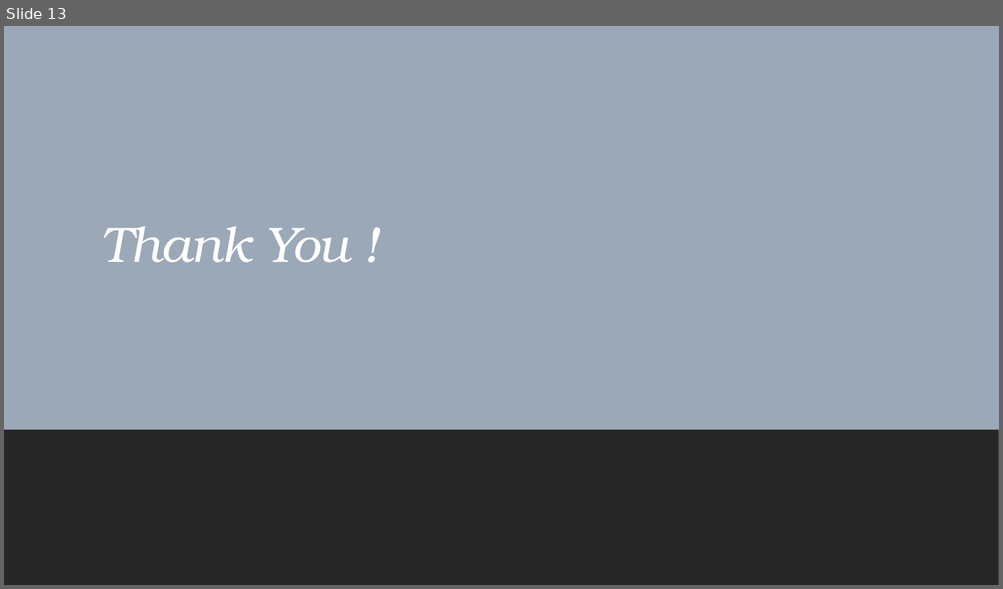
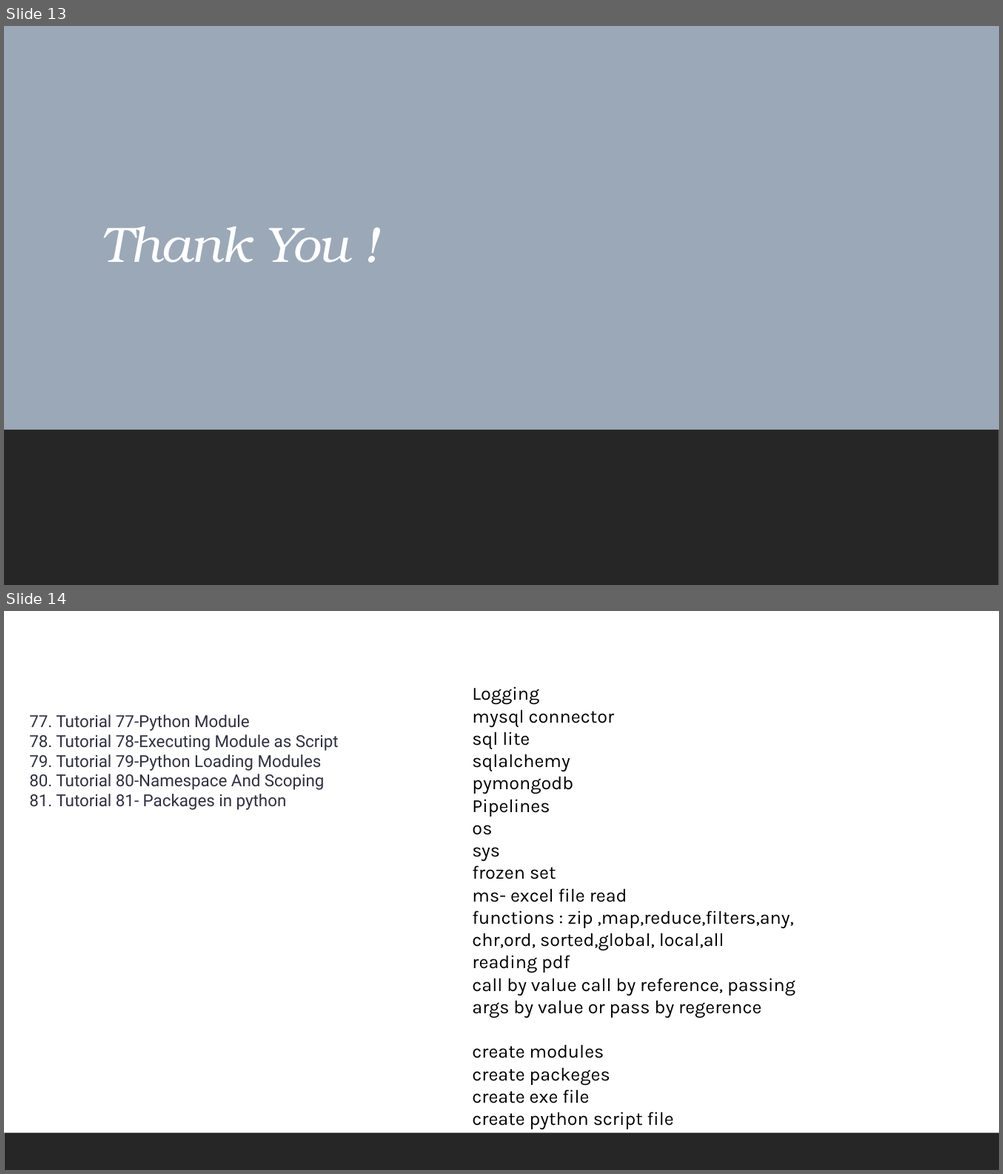
Before and after one commit to shahil04/ds_materials, a slide deck: 5.0_python_6.libraries/module_5_python_beg_to_advance.pptx. Shown one above the other, each under a label of ours: slide 13 before the commit, slides 13 and 14 after it. The pictures are 1003x589 and 1003x1174 pixels, drawn with LibreOffice and Linux fonts; fonts in the diff are those of the drawing; background and template pictures are left out. Boxes give left, top, right and bottom in pixels: in the first picture for what was removed or moved away, otherwise in the second. Text is boxed around its words. In the diff, an @@ line names an element or a change of style, - is before the commit and + after.

```diff
--- a/5.0_python_6.libraries/module_5_python_beg_to_advance.pptx
+++ b/5.0_python_6.libraries/module_5_python_beg_to_advance.pptx
@@ slide 14 added at (4,611,999,1170), background #FFFFFF; not listed: 1 template element that a slide beside it also shows @@
@@ text added at (472,686,795,1130), 18 pt, text #000000 @@
+Logging
+mysql connector
+sql lite
+sqlalchemy
+pymongodb
+Pipelines
+os
+sys
+frozen set
+ms- excel file read
+functions : zip ,map,reduce,filters,any, chr,ord, sorted,global, local,all
+reading pdf
+call by value call by reference, passing args by value or pass by regerence
+create modules
+create packeges
+create exe file
+create python script file
@@ text added at (29,715,338,810), 16 pt, text #303141 @@
+77. Tutorial 77-Python Module
+78. Tutorial 78-Executing Module as Script
+79. Tutorial 79-Python Loading Modules
+80. Tutorial 80-Namespace And Scoping
+81. Tutorial 81- Packages in python
```
Also in this commit, not shown: 40 other files.
